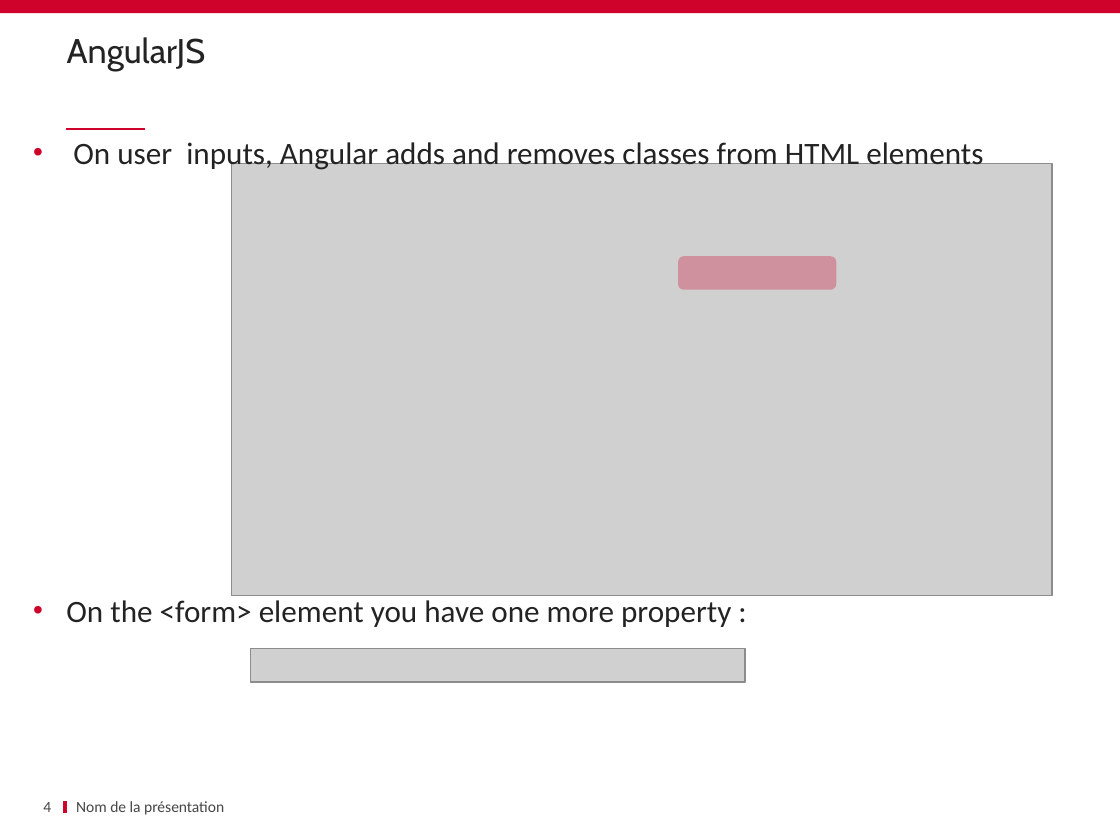
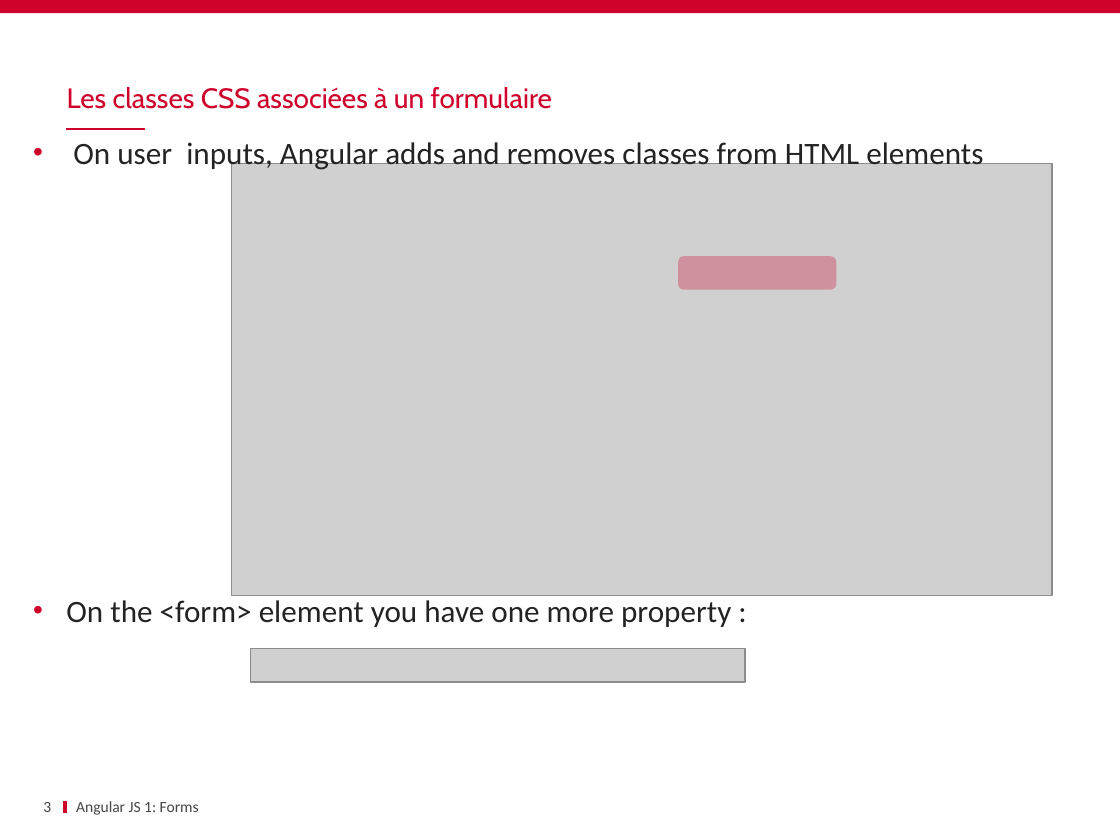
Before and after one commit to schassande/formation-angularjs1, a slide deck: slide 3 of Jour1/06 Forms/FORMS.pptx (slide 4 before the commit). Drawn at 1120x840 pixels with LibreOffice and Linux fonts; fonts in the diff are those of the drawing; grey boxes stand for pictures; background and template pictures are left out. Boxes give left, top, right and bottom in pixels: in the first picture for what was removed or moved away, otherwise in the second. Text is boxed around its words. In the diff, an @@ line names an element or a change of style, - is before the commit and + after.

Commit message:
Nettoyage des slides forms

```diff
--- a/Jour1/06 Forms/FORMS.pptx
+++ b/Jour1/06 Forms/FORMS.pptx
@@ title removed at (67, 37, 206, 71) @@
-AngularJS
@@ text added at (67, 87, 553, 109), 18 pt, text #CF022B @@
+Les classes CSS associées à un formulaire
@@ page number at (43, 802, 51, 812): text changed @@
-4
+3
@@ text at (76, 801, 199, 815): text changed @@
-Nom de la présentation
+Angular JS 1: Forms
```
Also in this commit, not shown: 23 other slides changed, 3 slides removed.
